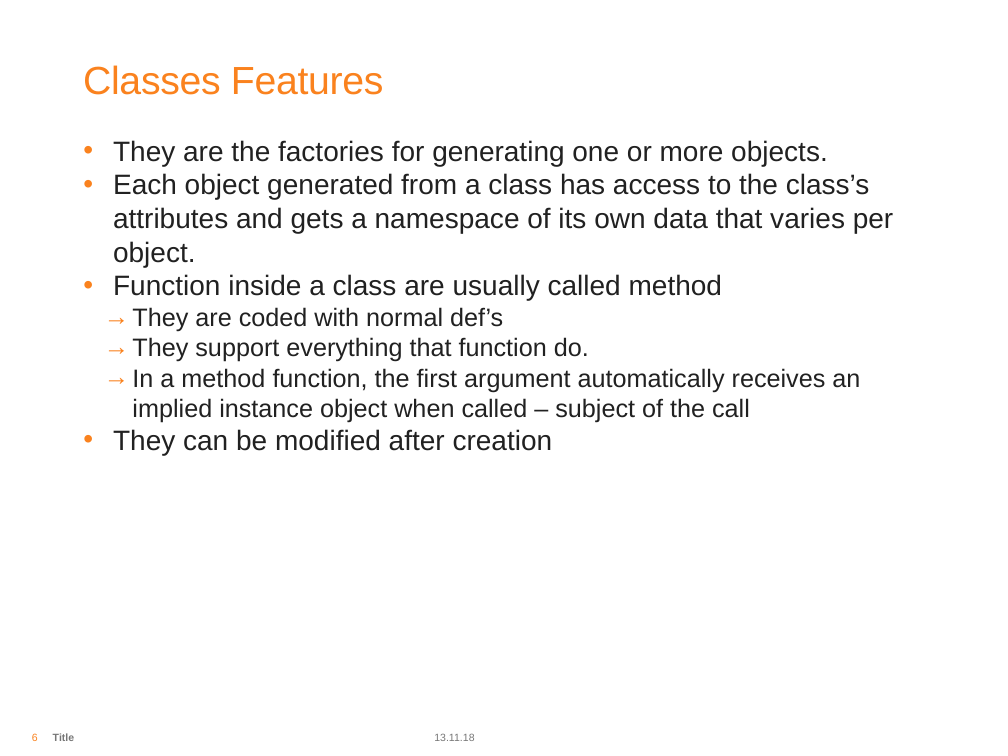
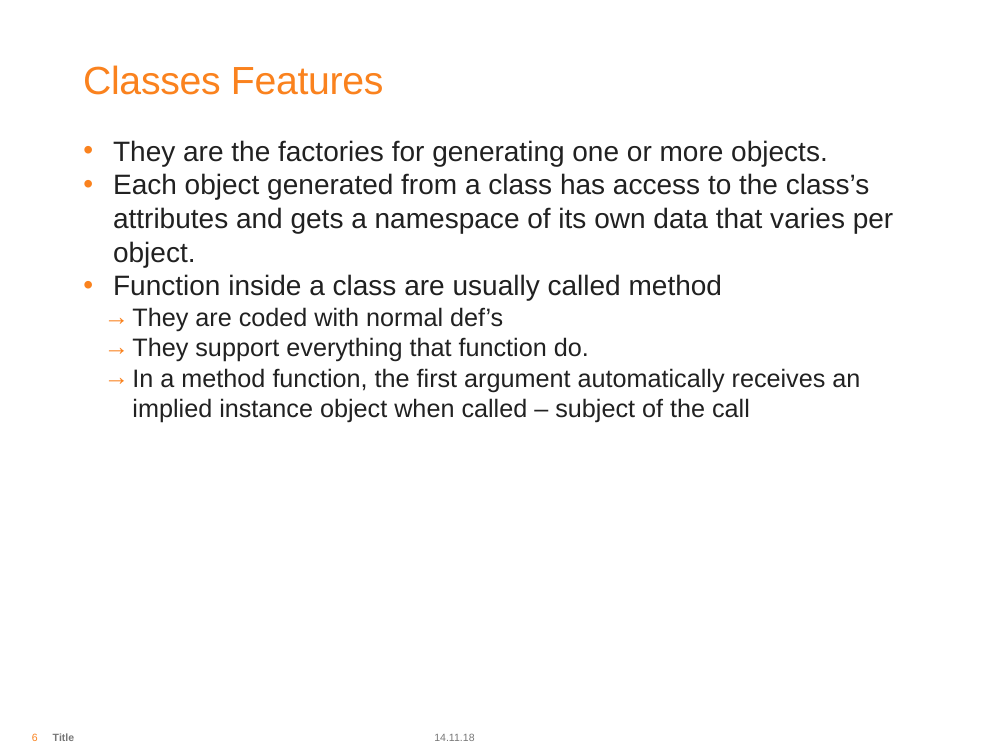
Before and after one commit to arjunrautela/Introduction-To-Python, a slide deck: slide 6 of PPT/Introduction To Python Day 3.pptx. Drawn at 1008x756 pixels with LibreOffice and Linux fonts; fonts in the diff are those of the drawing; background and template pictures are left out. Boxes give left, top, right and bottom in pixels: in the first picture for what was removed or moved away, otherwise in the second. Text is boxed around its words. In the diff, an @@ line names an element or a change of style, - is before the commit and + after.

```diff
--- a/PPT/Introduction To Python Day 3.pptx
+++ b/PPT/Introduction To Python Day 3.pptx
@@ text at [113, 429, 553, 455]: paragraph removed @@
-• They can be modified after creation
@@ text at [434, 733, 474, 741]: text changed @@
-13.11.18
+14.11.18
```
Also in this commit, not shown: 29 other slides changed, 20 other files.
